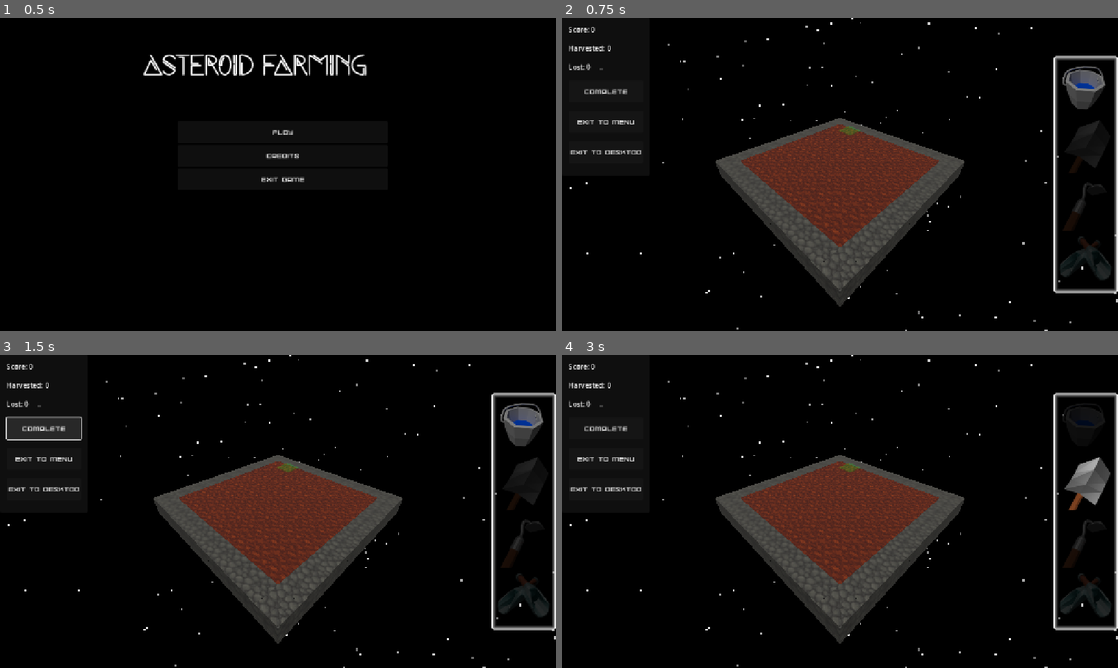
Above: before the commit, frames 1-4 (two rows, left to right).
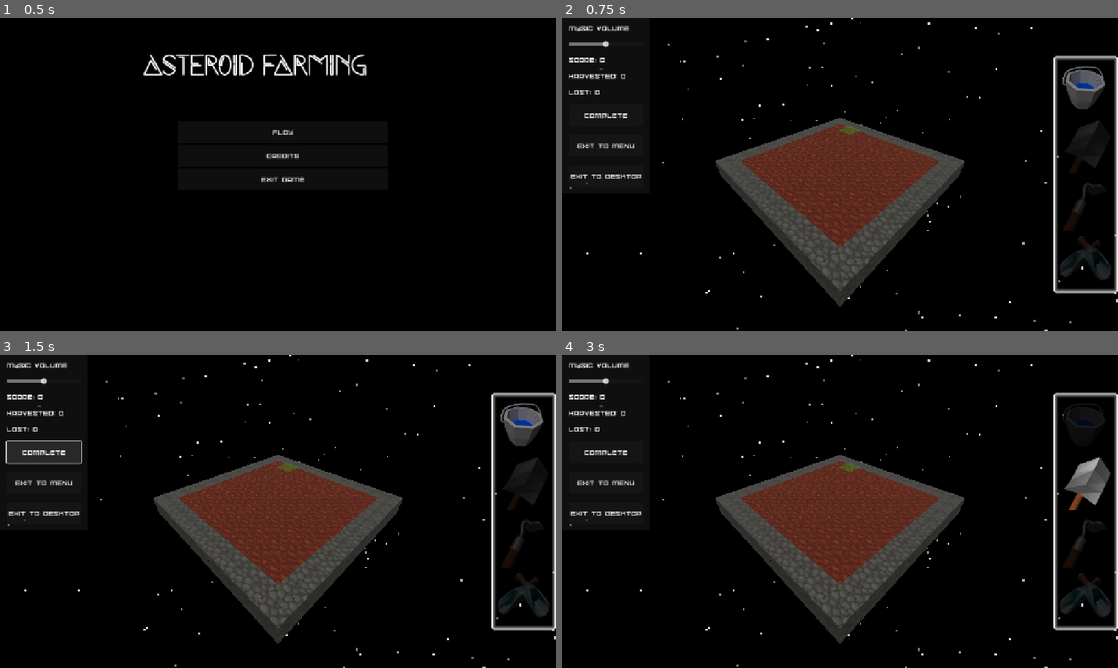
Above: after the commit, the same moments.

Repository: 100-Devs-1-Game/AsteroidFarming
Game: Godot game, scene res://scenes/rootscene.tscn
The game is run twice, just before and just after one commit, with the same random seed, the same clock (stepped at 60 frames per second) and the same inputs.
Inputs (mouse positions are in pixels of both pictures, inside the frame that each line leads up to):
- Up to frame 1 (0.5 s): no input
- Up to frame 2 (0.75 s): click "Play" at 0.5 s
- Up to frame 3 (1.5 s): click "Complete" at 1.25 s
- Up to frame 4 (3 s): click (1084, 423) at 2 s; click (1084, 483) at 2.75 s

Frame 1 is identical in both runs. In frame 2, 1.3% of the frame differs, in the area x 1-15%, y 2-55%; in frame 3, 2.7%; in frame 4, 1.3%.

Commit message:
music volume slider

Diff:
--- /dev/null
+++ b/src/default_bus_layout.tres
@@ -0,0 +1,9 @@
+[gd_resource type="AudioBusLayout" format=3 uid="uid://bhw1la7s365xb"]
+
+[resource]
+bus/1/name = &"Music"
+bus/1/solo = false
+bus/1/mute = false
+bus/1/bypass_fx = false
+bus/1/volume_db = 0.0
+bus/1/send = &"Master"
--- a/src/scenes/game_menu.tscn
+++ b/src/scenes/game_menu.tscn
@@ -1,5 +1,6 @@
-[gd_scene load_steps=8 format=3 uid="uid://u07ux4av6dcg"]
+[gd_scene load_steps=9 format=3 uid="uid://u07ux4av6dcg"]
 
+[ext_resource type="Theme" uid="uid://bdwnun1mglwrw" path="res://assets/ol_mackepler_had_a_farm.tres" id="1_0b27c"]
 [ext_resource type="Script" uid="uid://2wlxi163ghg8" path="res://scripts/game_menu_g.gd" id="1_8lrby"]
 [ext_resource type="FontFile" uid="uid://rm8deh0nxdgw" path="res://fonts/space-madness-font/SpaceMadness-2R6v.ttf" id="2_p4b25"]
 [ext_resource type="Texture2D" uid="uid://dgk6xtqgni6vv" path="res://assets/art/shovel_icon.png" id="5_ye8xr"]
@@ -28,6 +29,7 @@
 grow_horizontal = 2
 grow_vertical = 2
 mouse_filter = 2
+theme = ExtResource("1_0b27c")
 script = ExtResource("1_8lrby")
 
 [node name="Sidebar" type="PanelContainer" parent="."]
@@ -46,6 +48,16 @@
 layout_mode = 2
 theme_override_constants/separation = 20
 metadata/_edit_use_anchors_ = true
+
+[node name="Label" type="Label" parent="Sidebar/MarginContainer/VBoxContainer"]
+layout_mode = 2
+text = "Music Volume"
+
+[node name="HSlider" type="HSlider" parent="Sidebar/MarginContainer/VBoxContainer"]
+layout_mode = 2
+max_value = 1.0
+step = 0.1
+value = 0.5
 
 [node name="score" type="Label" parent="Sidebar/MarginContainer/VBoxContainer"]
 layout_mode = 2
@@ -110,6 +122,7 @@
 layout_mode = 2
 texture_normal = ExtResource("8_laclm")
 
+[connection signal="value_changed" from="Sidebar/MarginContainer/VBoxContainer/HSlider" to="." method="_on_h_slider_value_changed"]
 [connection signal="button_down" from="Sidebar/MarginContainer/VBoxContainer/End Game" to="." method="_on_end_game_button_down"]
 [connection signal="button_down" from="Sidebar/MarginContainer/VBoxContainer/Exit to Menu" to="." method="_on_exit_to_menu_button_down"]
 [connection signal="button_down" from="Sidebar/MarginContainer/VBoxContainer/Exit to Desktop" to="." method="_on_exit_to_desktop_button_down"]
--- a/src/scenes/rootscene.tscn
+++ b/src/scenes/rootscene.tscn
@@ -14,3 +14,4 @@
 [node name="AudioStreamPlayer" type="AudioStreamPlayer" parent="."]
 stream = ExtResource("3_b286l")
 autoplay = true
+bus = &"Music"
--- a/src/scripts/game_menu_g.gd
+++ b/src/scripts/game_menu_g.gd
@@ -1,4 +1,6 @@
 extends Control
+
+@onready var main_menu: Control = $"../../../Main Menu"
 
 @onready var tool_buttons = {
 	0: $Hotbar/MarginContainer/VBoxContainer/tool_bucket,
@@ -27,6 +29,7 @@
 	score = 0
 	harvested = 0
 	lost = 0
+	_on_h_slider_value_changed(0.5)
 
 func _process(_delta: float) -> void:
 	for b in tool_buttons.keys():
@@ -41,6 +44,7 @@
 func _on_exit_to_menu_button_down() -> void:
 	get_parent().hide()
 	owner.hide()
+	main_menu.show()
 
 func _on_exit_to_desktop_button_down() -> void:
 	get_tree().quit()
@@ -56,3 +60,7 @@
 
 func _on_tool_collector_button_down() -> void:
 	owner.active_tool = 3
+
+
+func _on_h_slider_value_changed(value: float) -> void:
+	AudioServer.set_bus_volume_db(1, linear_to_db(value))
